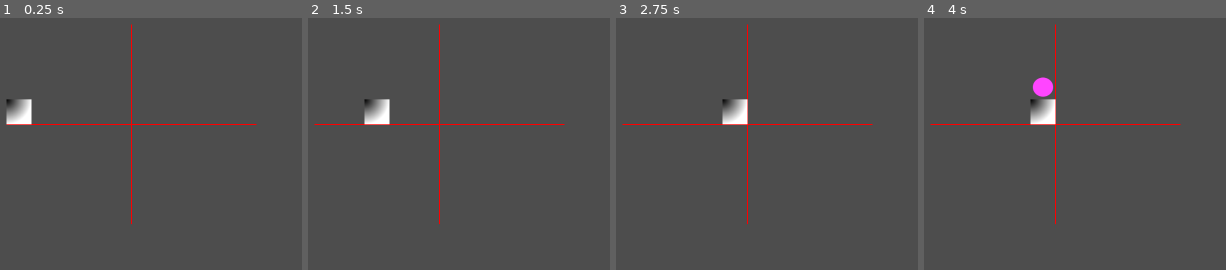
Above: before the commit, frames 1-4 (left to right).
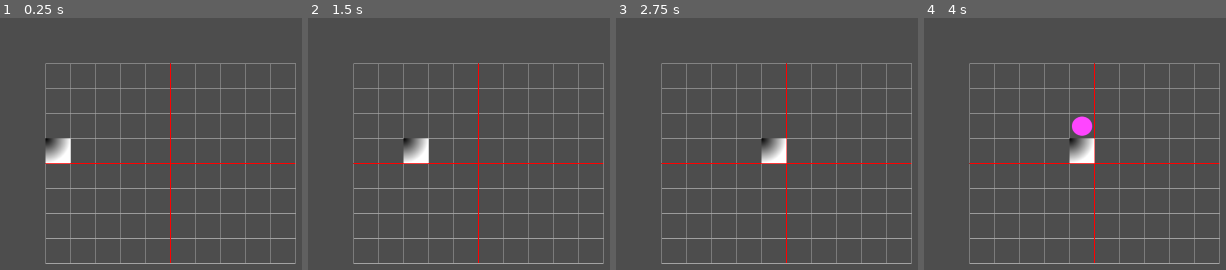
Above: after the commit, the same moments.

Repository: stdAdmin/hanumira
Game: Godot game, scene res://main.tscn
Two runs of this game, one before a commit and one after it. Both use one fixed random seed, a clock stepped at 60 frames per second and the inputs below.
Inputs:
- Up to frame 1 (0.25 s): no input
- Up to frame 2 (1.5 s): tap Enter at 0.5 s
- Up to frame 3 (2.75 s): tap Space at 2 s
- Up to frame 4 (4 s): tap Enter at 2.75 s

The runs differ from the first frame. In frame 1, 7.7% of the frame differs, in the area x 1-99%, y 2-98%; in frame 2, 7.7%; in frame 3, 7.6%; in frame 4, 8.4%.

Commit message:
fixed array out of bound errors in playfield and added pixel offset of playfield

Diff:
--- a/blob.gd
+++ b/blob.gd
@@ -2,6 +2,7 @@
 class_name Blob
 
 # set by game
+var gamefield_left_upper_start: Vector2
 var movement_vector
 var matrix_pos: Vector2
 var out_of_gamefield_pos: int
@@ -20,12 +21,12 @@
 
 # Called when the node enters the scene tree for the first time.
 func _ready() -> void:
-	position = Vector2 (matrix_pos * blob_size)
+	position = gamefield_left_upper_start + Vector2 (matrix_pos * blob_size)
 
 
 # Called every frame. 'delta' is the elapsed time since the previous frame.
 func _process(delta: float) -> void:
-	var cur_matrix_pos =  position / blob_size
+	var cur_matrix_pos =  (position-gamefield_left_upper_start) / blob_size
 
 	# movement via joystick, only when actively_controlled
 	if being_in_focus:
@@ -38,10 +39,12 @@
 				x_motion = sign(Input.get_axis("cr_left_left","cr_left_right")) # 0, -1, 1
 			else:
 				x_motion = sign(Input.get_axis("cr_right_left","cr_right_right")) # 0, -1, 1
-			var next_joy_matrix_pos = position / blob_size + Vector2(x_motion, 0)
+			var next_joy_matrix_pos = (position-gamefield_left_upper_start) / blob_size + Vector2(x_motion, 0)
 			# check endpos
 			#print ("curMatrixPos:", cur_matrix_pos, " nextJoyMatrixPos:", next_joy_matrix_pos)
-			if !(next_joy_matrix_pos.x == 0 || blob_matrix_ref[next_joy_matrix_pos.x][next_joy_matrix_pos.y] != null):
+			if !(next_joy_matrix_pos.x == 0 || next_joy_matrix_pos.y == 0 ||                                            # check if not going outside the boundaries in display
+				 next_joy_matrix_pos.x >= blob_matrix_ref.size() || next_joy_matrix_pos.y >= blob_matrix_ref[0].size() ||# check if not going outside the boundaries of the matrix
+				 blob_matrix_ref[next_joy_matrix_pos.x][next_joy_matrix_pos.y] != null):                                # check if not going to occupy an already occupied field
 					position += Vector2(x_motion, 0) * blob_size
 					blob_matrix_ref[cur_matrix_pos.x][cur_matrix_pos.y] = null
 					blob_matrix_ref[next_joy_matrix_pos.x][next_joy_matrix_pos.y] = self
@@ -51,7 +54,7 @@
 	if  current_cnt_movement >=1:
 		current_cnt_movement = 0
 
-		var next_matrix_pos = position / blob_size + movement_vector
+		var next_matrix_pos = (position-gamefield_left_upper_start) / blob_size + movement_vector
 		#1 up->down
 		if (movement_vector.y > 0 && movement_vector.x == 0):
 			if !(next_matrix_pos.y >= out_of_gamefield_pos || blob_matrix_ref[next_matrix_pos.x][next_matrix_pos.y] != null):
--- a/main.gd
+++ b/main.gd
@@ -10,6 +10,7 @@
 const tile_blob_size = 64 # which is centered at 0/0
 const gamefield_x_size = 10 # has to be even
 const gamefield_y_size = 8 # has to be even
+const gamefield_left_upper_start = Vector2(100,100)
 
 ############ tiles & blobs ##############
 var active_tile_blob = 1
@@ -61,20 +62,20 @@
 	# draw the raster
 	# horizontal
 	for i in range(gamefield_y_size+1):
-		draw_line(	Vector2(tile_blob_size/2									, tile_blob_size/2 + i*tile_blob_size),
-					Vector2(tile_blob_size/2 + gamefield_x_size*tile_blob_size	, tile_blob_size/2 + i*tile_blob_size),
+		draw_line(	Vector2(gamefield_left_upper_start.x + tile_blob_size/2										,gamefield_left_upper_start.y + tile_blob_size/2 + i*tile_blob_size),
+					Vector2(gamefield_left_upper_start.x + tile_blob_size/2 + gamefield_x_size*tile_blob_size		,gamefield_left_upper_start.y + tile_blob_size/2 + i*tile_blob_size),
 					Color.DARK_GRAY, 1)
 	# vertical
 	for i in range(gamefield_x_size+1):
-		draw_line(	Vector2(tile_blob_size/2 + i*tile_blob_size, tile_blob_size/2),
-					Vector2(tile_blob_size/2 + i*tile_blob_size, tile_blob_size/2 + gamefield_y_size*tile_blob_size),
+		draw_line(	Vector2(gamefield_left_upper_start.x + tile_blob_size/2 + i*tile_blob_size, gamefield_left_upper_start.y + tile_blob_size/2),
+					Vector2(gamefield_left_upper_start.x + tile_blob_size/2 + i*tile_blob_size, gamefield_left_upper_start.y + tile_blob_size/2 + gamefield_y_size*tile_blob_size),
 					Color.DARK_GRAY, 1)
 	# in the middle
-	draw_line(	Vector2(tile_blob_size/2									, tile_blob_size/2 + gamefield_y_size/2*tile_blob_size),
-				Vector2(tile_blob_size/2 + gamefield_x_size*tile_blob_size	, tile_blob_size/2 + gamefield_y_size/2*tile_blob_size),
+	draw_line(	Vector2(gamefield_left_upper_start.x + tile_blob_size/2										, gamefield_left_upper_start.y + tile_blob_size/2 + gamefield_y_size/2*tile_blob_size),
+				Vector2(gamefield_left_upper_start.x + tile_blob_size/2 + gamefield_x_size*tile_blob_size	, gamefield_left_upper_start.y + tile_blob_size/2 + gamefield_y_size/2*tile_blob_size),
 				Color.RED, 2)
-	draw_line(	Vector2(tile_blob_size/2 + gamefield_x_size/2*tile_blob_size, tile_blob_size/2),
-				Vector2(tile_blob_size/2 + gamefield_x_size/2*tile_blob_size, tile_blob_size/2 + gamefield_y_size*tile_blob_size),
+	draw_line(	Vector2(gamefield_left_upper_start.x + tile_blob_size/2 + gamefield_x_size/2*tile_blob_size, gamefield_left_upper_start.y + tile_blob_size/2),
+				Vector2(gamefield_left_upper_start.x + tile_blob_size/2 + gamefield_x_size/2*tile_blob_size, gamefield_left_upper_start.y + tile_blob_size/2 + gamefield_y_size*tile_blob_size),
 				Color.RED, 2)
 
 
@@ -100,6 +101,7 @@
 			tile.visible_down = true
 
 		tile.tile_matrix_ref = tile_matrix
+		tile.gamefield_left_upper_start = gamefield_left_upper_start
 		tile.tile_size = Vector2(tile_blob_size, tile_blob_size)
 		tile.tile_movement_complete.connect(_on_tile_movement_complete)
 		# left2right
@@ -121,6 +123,7 @@
 	else:
 		var blob: Blob = NewBlob.instantiate()
 		blob.blob_matrix_ref = blob_matrix
+		blob.gamefield_left_upper_start = gamefield_left_upper_start
 		blob.blob_size = Vector2(tile_blob_size, tile_blob_size)
 		blob.blob_movement_complete.connect(_on_blob_movement_complete)
 		if active_tile_blob == 2:
--- a/tile.gd
+++ b/tile.gd
@@ -2,6 +2,7 @@
 class_name Tile
 
 # set by game
+var gamefield_left_upper_start: Vector2
 var movement_vector
 var matrix_pos: Vector2
 var end_pos: Vector2
@@ -31,7 +32,7 @@
 
 # Called when the node enters the scene tree for the first time.
 func _ready() -> void:
-	position = Vector2 (matrix_pos * tile_size)
+	position = gamefield_left_upper_start + Vector2 (matrix_pos * tile_size)
 
 # Called every frame. 'delta' is the elapsed time since the previous frame.
 func _process(delta: float) -> void:
@@ -39,7 +40,7 @@
 	left_joystick_pressed = Input.is_action_pressed("cr_left_button")
 	right_joystick_pressed = Input.is_action_pressed("cr_right_button")
 
-	var cur_matrix_pos =  position / tile_size
+	var cur_matrix_pos =  (position-gamefield_left_upper_start) / tile_size
 	# movement via joystick, only when actively_controlled
 	if being_in_focus:
 		current_cnt_joystick_move += speed_joystick_move
@@ -51,10 +52,12 @@
 				y_motion = sign(Input.get_axis("cr_left_up","cr_left_down")) # 0, -1, 1
 			else:
 				y_motion = sign(Input.get_axis("cr_right_up","cr_right_down")) # 0, -1, 1
-			var next_joy_matrix_pos = position / tile_size + Vector2(0, y_motion)
+			var next_joy_matrix_pos = (position-gamefield_left_upper_start) / tile_size + Vector2(0, y_motion)
 			# check endpos
 			#print ("curMatrixPos:", cur_matrix_pos, " nextJoyMatrixPos:", next_joy_matrix_pos)
-			if !(next_joy_matrix_pos.x == 0 || tile_matrix_ref[next_joy_matrix_pos.x][next_joy_matrix_pos.y] != null):
+			if !(next_joy_matrix_pos.x == 0 || next_joy_matrix_pos.y == 0 ||                                            # check if not going outside the boundaries in display
+				 next_joy_matrix_pos.x >= tile_matrix_ref.size() || next_joy_matrix_pos.y >= tile_matrix_ref[0].size() ||# check if not going outside the boundaries of the matrix
+				 tile_matrix_ref[next_joy_matrix_pos.x][next_joy_matrix_pos.y] != null):                                # check if not going to occupy an already occupied field
 					position += Vector2(0, y_motion) * tile_size
 					tile_matrix_ref[cur_matrix_pos.x][cur_matrix_pos.y] = null
 					tile_matrix_ref[next_joy_matrix_pos.x][next_joy_matrix_pos.y] = self
@@ -87,12 +90,12 @@
 	$boundary_down.visible = visible_down
 
 	# movement via time
-	cur_matrix_pos =  position / tile_size
+	cur_matrix_pos =  (position-gamefield_left_upper_start) / tile_size
 	current_cnt_movement += speed_movement
 	if  current_cnt_movement >=1:
 		current_cnt_movement = 0
 
-		var next_matrix_pos = position / tile_size + movement_vector
+		var next_matrix_pos = (position-gamefield_left_upper_start) / tile_size + movement_vector
 		# check endpos
 		#print ("move_vec:", movement_vector, " curMatrixPos:", cur_matrix_pos, " nextMatrixPos:", next_matrix_pos, " end_pos:", end_pos)
 		#1 left->right
Not shown, changed: blob.png.import
Not shown, changed: icon.svg.import
